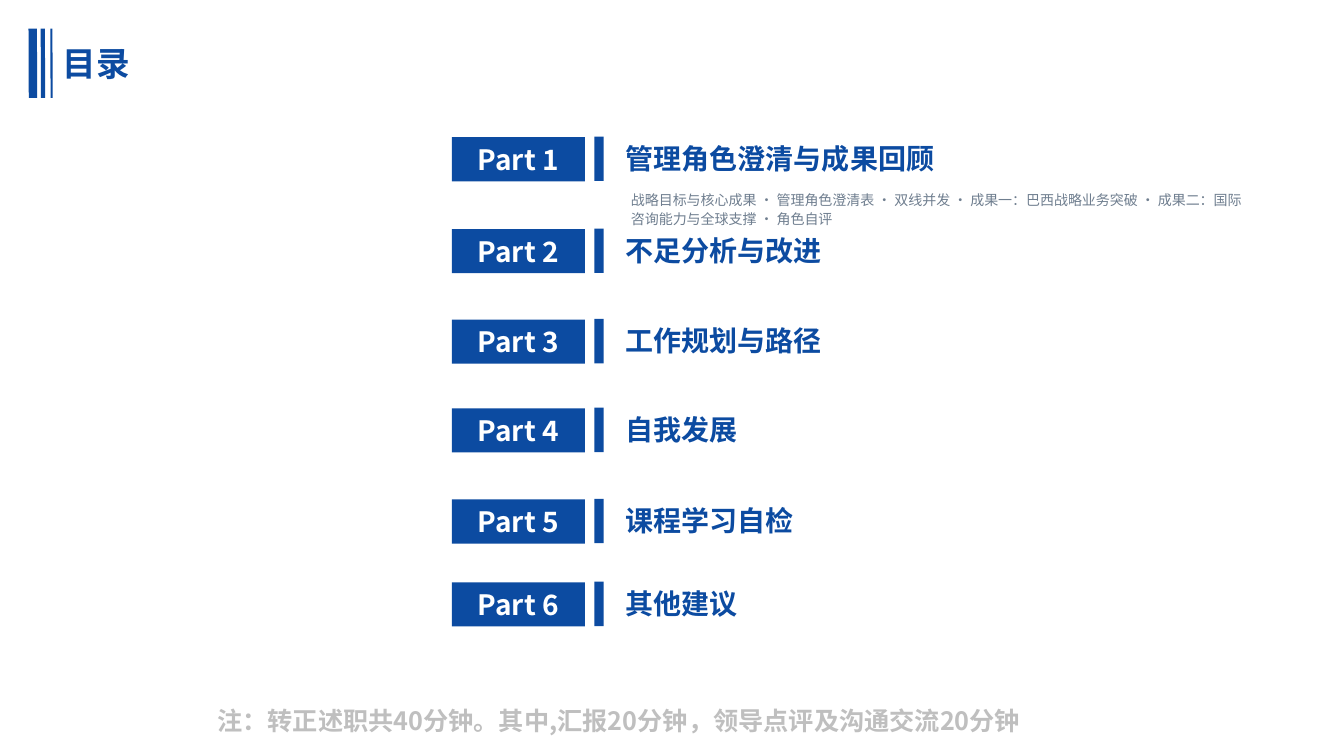
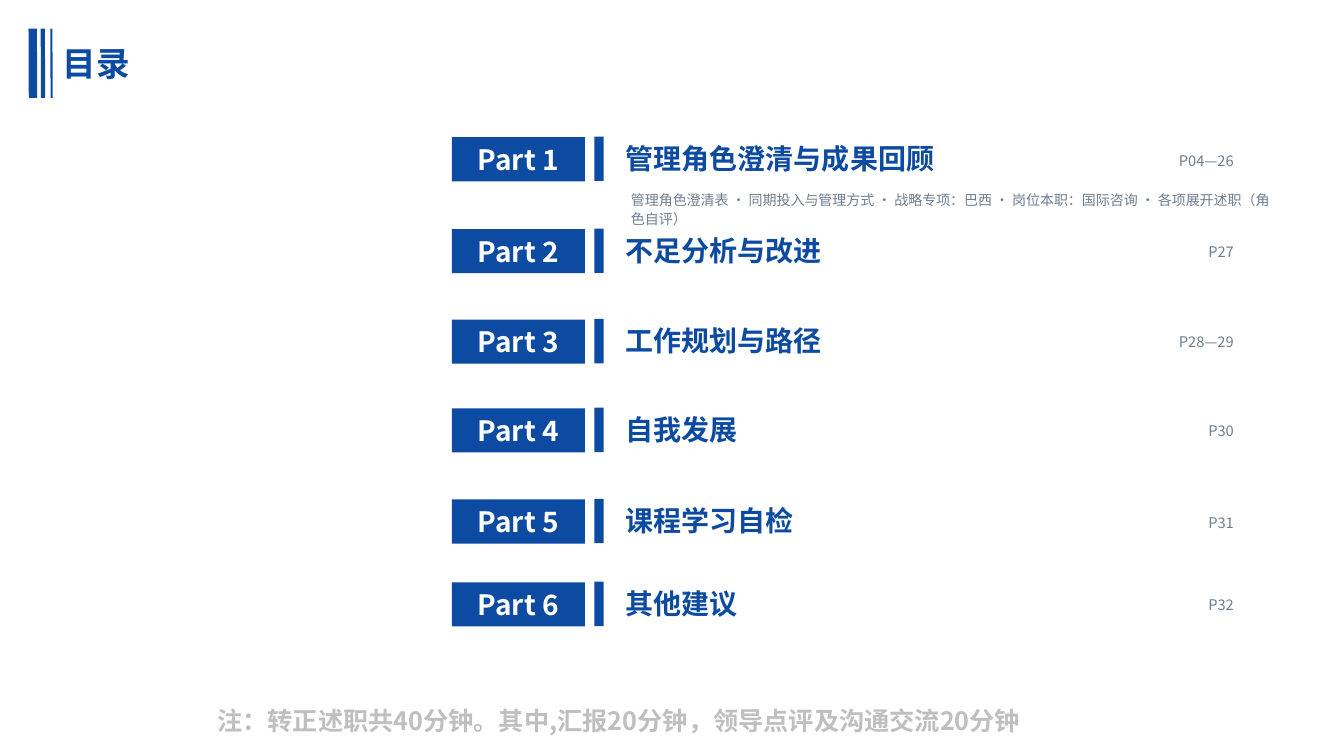
Before and after one commit to chyhcs/wyyh, a slide deck: slide 3 of 干部试用期转正述职-陈昊.pptx (slide 2 before the commit). Drawn at 1344x756 pixels with LibreOffice and Linux fonts; fonts in the diff are those of the drawing. Boxes give left, top, right and bottom in pixels: in the first picture for what was removed or moved away, otherwise in the second. Text is boxed around its words. In the diff, an @@ line names an element or a change of style, - is before the commit and + after.

```diff
--- a/干部试用期转正述职-陈昊.pptx
+++ b/干部试用期转正述职-陈昊.pptx
@@ text added at (1179, 155, 1234, 166), 10.5 pt, text #6F7E8F @@
+P04—26
@@ text at (631, 193, 1270, 225): text changed @@
-战略目标与核心成果 · 管理角色澄清表 · 双线并发 · 成果一：巴西战略业务突破 · 成果二：国际咨询能力与全球支撑 · 角色自评
+管理角色澄清表 · 同期投入与管理方式 · 战略专项：巴西 · 岗位本职：国际咨询 · 各项展开述职（角色自评）
@@ text added at (1208, 246, 1233, 257), 10.5 pt, text #6F7E8F @@
+P27
@@ text added at (1179, 336, 1234, 347), 10.5 pt, text #6F7E8F @@
+P28—29
@@ text added at (1208, 425, 1233, 436), 10.5 pt, text #6F7E8F @@
+P30
@@ text added at (1208, 517, 1233, 528), 10.5 pt, text #6F7E8F @@
+P31
@@ text added at (1208, 599, 1233, 610), 10.5 pt, text #6F7E8F @@
+P32
```
Also in this commit, not shown: 25 other slides changed, 7 slides added, 6 slides removed, 2 other files.
